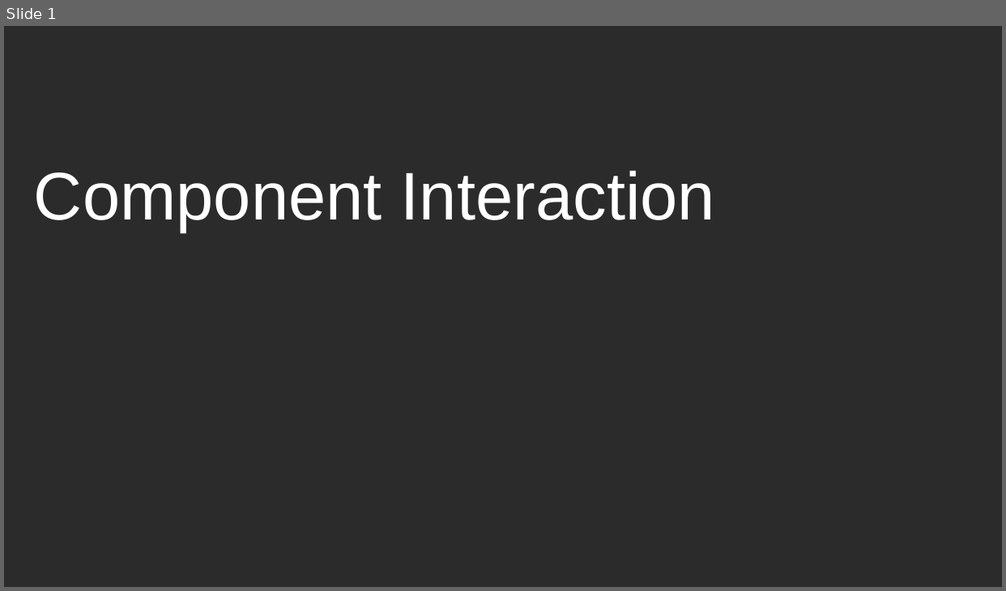
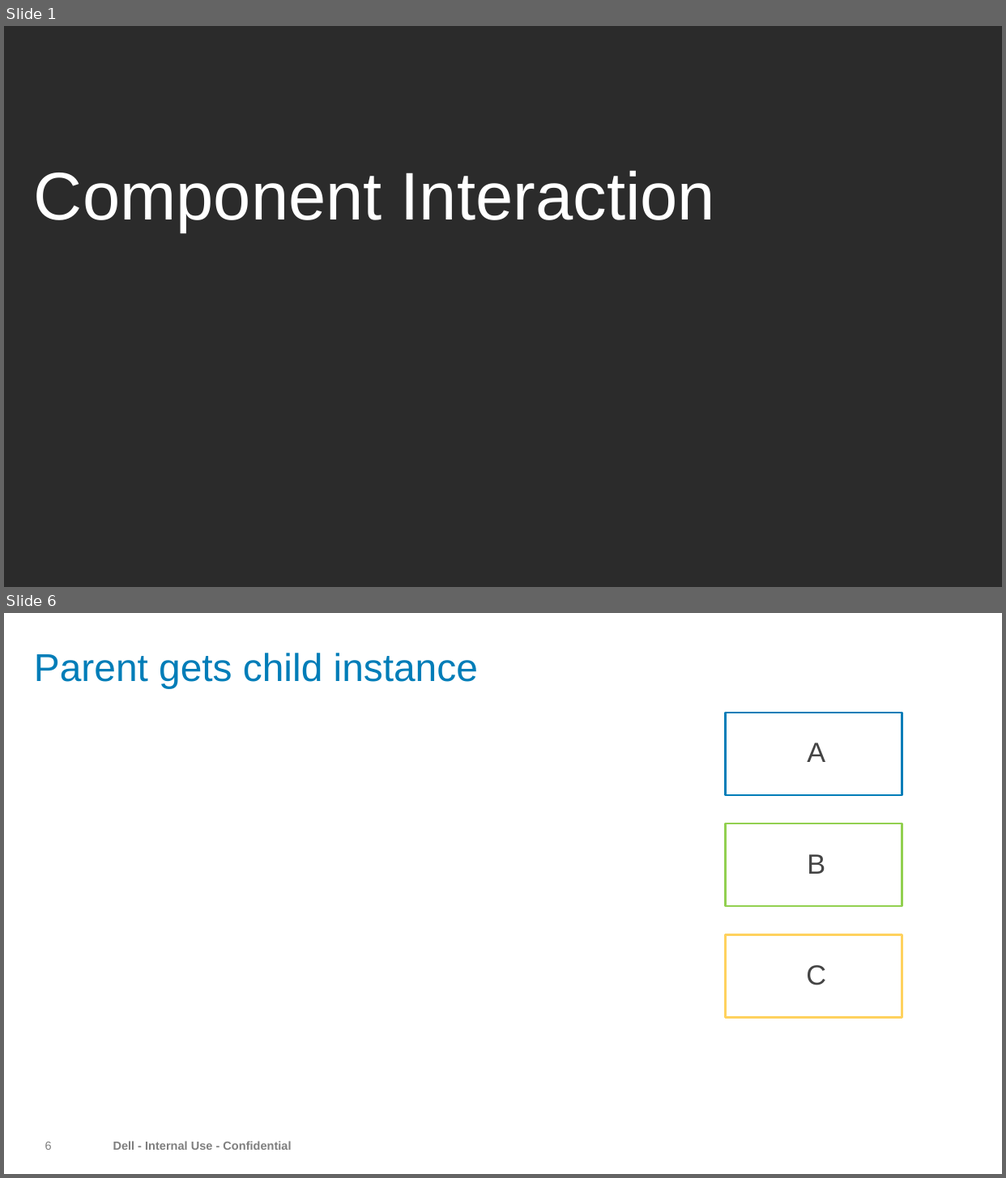
Before and after one commit to iuin/angular-example, a slide deck: Component Interaction.pptx. Shown one above the other, each under a label of ours: slide 1 before the commit, slides 1 and 6 after it; the slides between them are not shown. The pictures are 1006x591 and 1006x1178 pixels, drawn with LibreOffice and Linux fonts; fonts in the diff are those of the drawing; background and template pictures are left out; a plain dark background stands for a picture behind light text. Boxes give left, top, right and bottom in pixels: in the first picture for what was removed or moved away, otherwise in the second. Text is boxed around its words. In the diff, an @@ line names an element or a change of style, - is before the commit and + after.

```diff
--- a/Component Interaction.pptx
+++ b/Component Interaction.pptx
@@ slide 6 added at box(4, 613, 1002, 1174), background #FFFFFF @@
@@ title added at box(34, 653, 478, 688), 28 pt, text #007DB8 @@
+Parent gets child instance
@@ rectangle added at box(726, 713, 902, 795), outline #007DB8 1.5 pt, 20 pt, text #444444 @@
+A
@@ rectangle added at box(726, 824, 902, 906), outline #92D050 1.5 pt, 20 pt, text #444444 @@
+B
@@ rectangle added at box(726, 935, 902, 1018), outline #FFD25E 1.5 pt, 20 pt, text #444444 @@
+C
@@ page number added at box(45, 1142, 52, 1150), 8.5 pt, text #808080 @@
+6
@@ text added at box(113, 1141, 291, 1150), 8.5 pt, text #7F7F7F, bold @@
+Dell - Internal Use - Confidential
```
Also in this commit, not shown: 8 other slides added, 1 slide removed.
